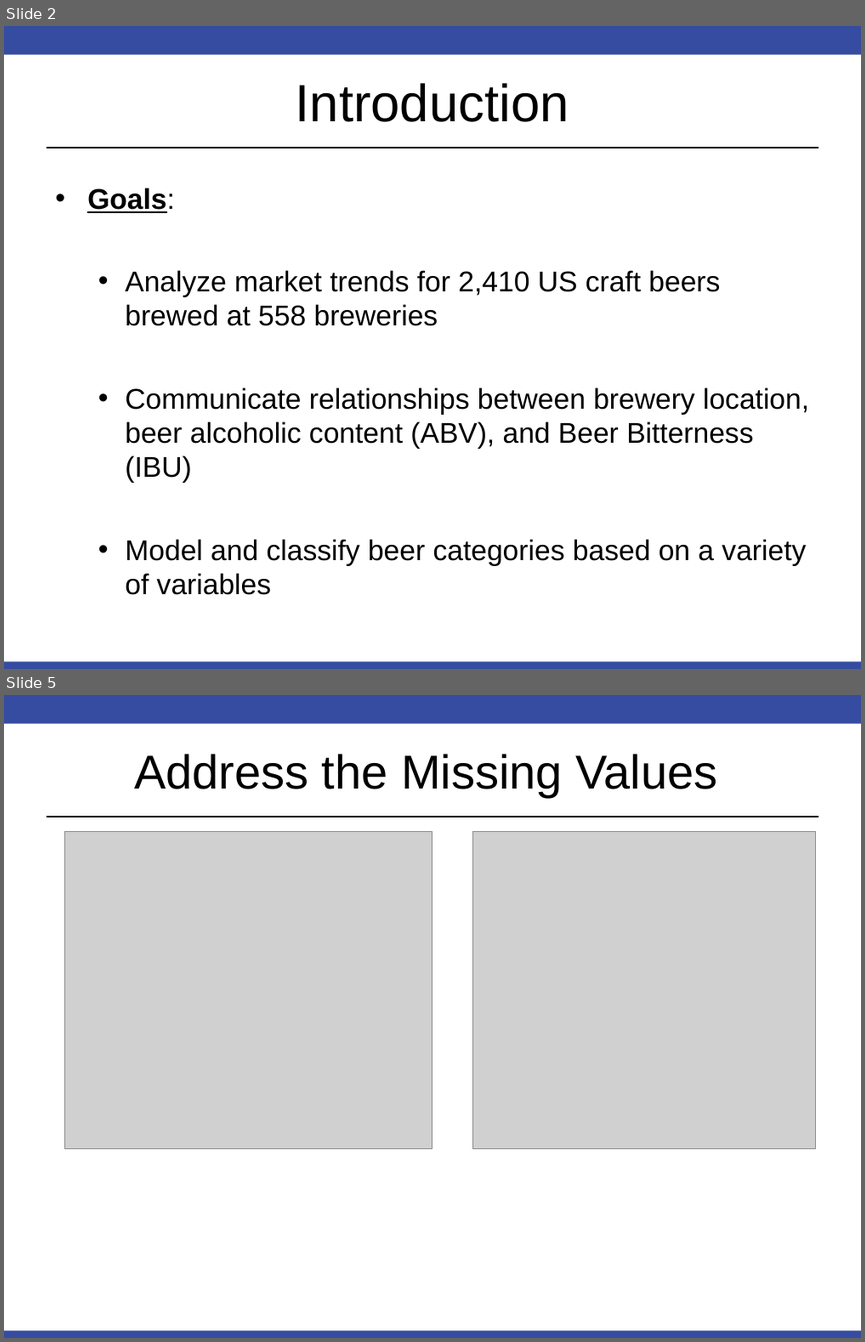
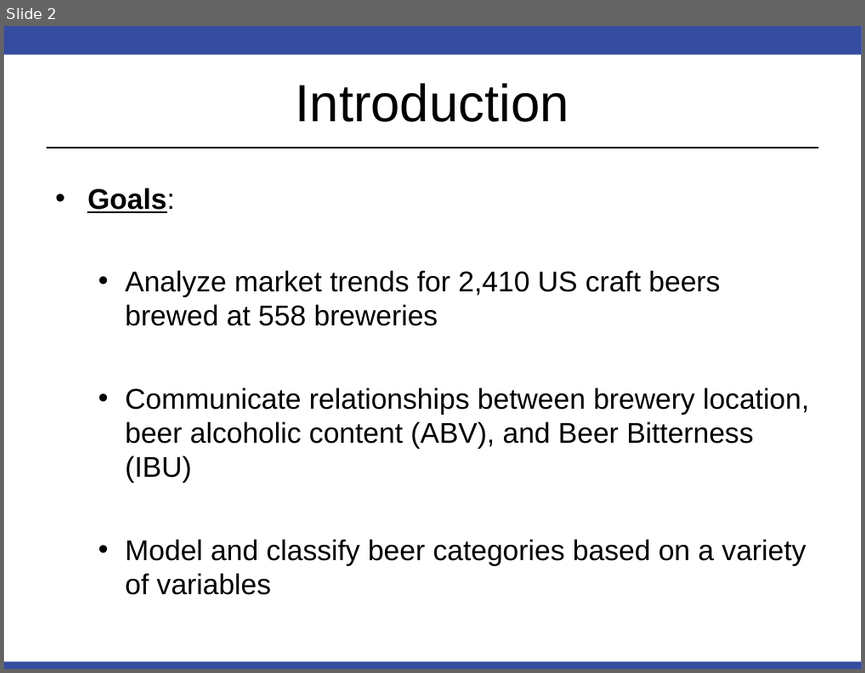
Before and after one commit to olmosjorge28/MDS_6306_CASE_STUDY_1, a slide deck: Project_1_Presentation.pptx. Shown one above the other, each under a label of ours: slides 2 and 5 before the commit, slide 2 after it; the slides between them are not shown. The pictures are 865x1342 and 865x673 pixels, drawn with LibreOffice and Linux fonts; fonts in the diff are those of the drawing; grey boxes stand for pictures. Boxes give left, top, right and bottom in pixels: in the first picture for what was removed or moved away, otherwise in the second. Text is boxed around its words. In the diff, an @@ line names an element or a change of style, - is before the commit and + after.

```diff
--- a/Project_1_Presentation.pptx
+++ b/Project_1_Presentation.pptx
@@ slide 5 removed at (4,695,861,1338), background #FFFFFF; not listed: 3 template elements that a slide beside it also shows @@
@@ title removed at (134,754,717,797) @@
-Address the Missing Values
@@ picture removed at (65,831,432,1148) @@
@@ picture removed at (472,831,816,1148) @@
```
Also in this commit, not shown: 4 slides added, 2 other slides removed.
